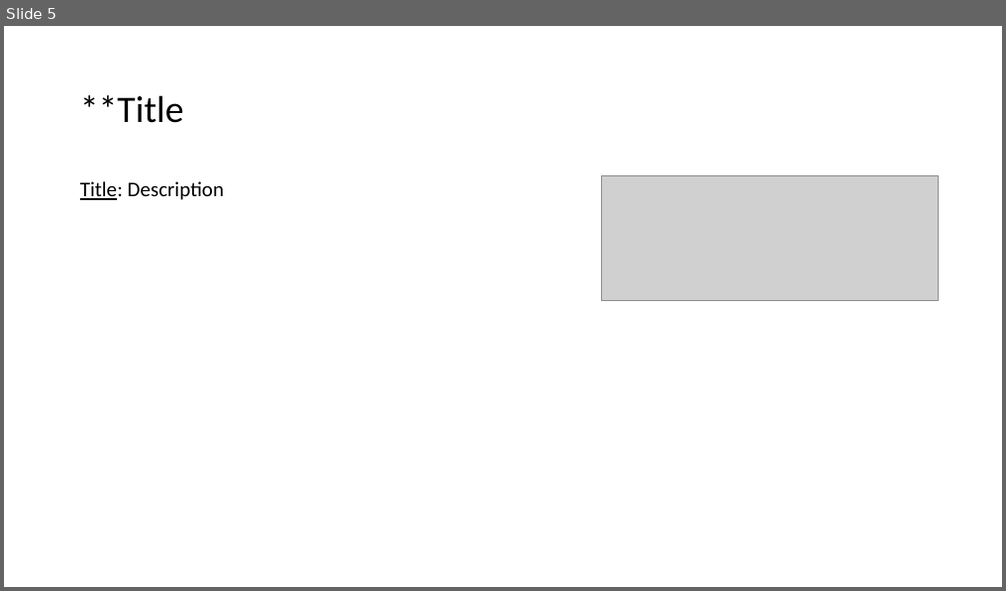
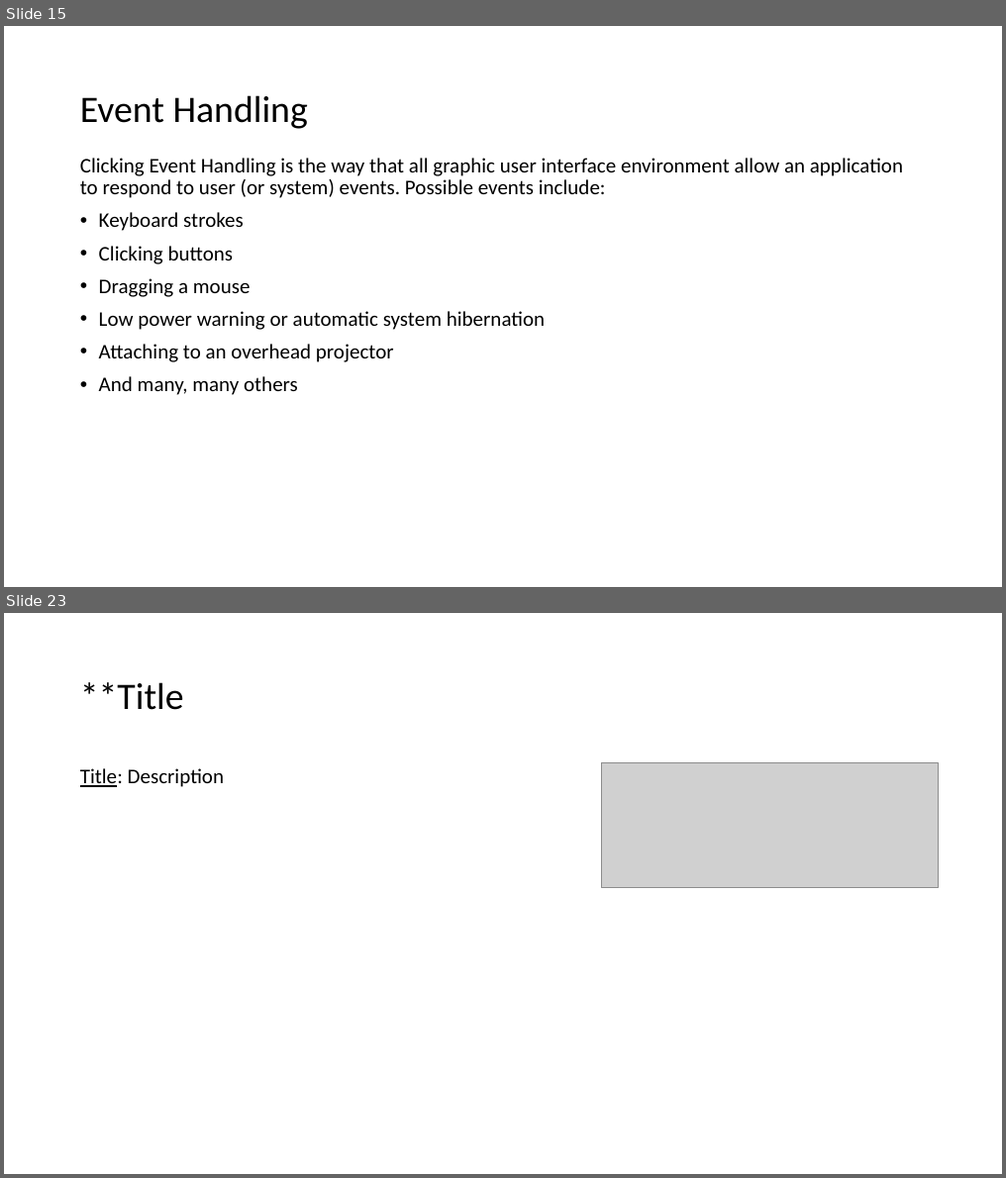
Before and after one commit to EricJPogue/www-epogue-info, a slide deck: CPSC-24500/Week03/2017SpringW03Slides.pptx. Shown one above the other, each under a label of ours: slide 5 before the commit, slides 15 and 23 after it; the slides between them are not shown. The pictures are 1006x591 and 1006x1178 pixels, drawn with LibreOffice and Linux fonts; fonts in the diff are those of the drawing; grey boxes stand for pictures. Boxes give left, top, right and bottom in pixels: in the first picture for what was removed or moved away, otherwise in the second. Text is boxed around its words. In the diff, an @@ line names an element or a change of style, - is before the commit and + after.

```diff
--- a/CPSC-24500/Week03/2017SpringW03Slides.pptx
+++ b/CPSC-24500/Week03/2017SpringW03Slides.pptx
@@ slide 15 added at (x1=4, y1=26, x2=1002, y2=587), background #FFFFFF @@
@@ title added at (x1=80, y1=95, x2=308, y2=129), 36 pt, text #000000 @@
+Event Handling
@@ text added at (x1=80, y1=158, x2=903, y2=395), 20 pt, text #000000 @@
+Clicking Event Handling is the way that all graphic user interface environment allow an application to respond to user (or system) events. Possible events include:
+• Keyboard strokes
+• Clicking buttons
+• Dragging a mouse
+• Low power warning or automatic system hibernation
+• Attaching to an overhead projector
+• And many, many others
@@ what was slide 5 is now slide 23 @@
```
Also in this commit, not shown: 4 slides changed, 16 other slides added, 9 slides removed, 5 other files.
